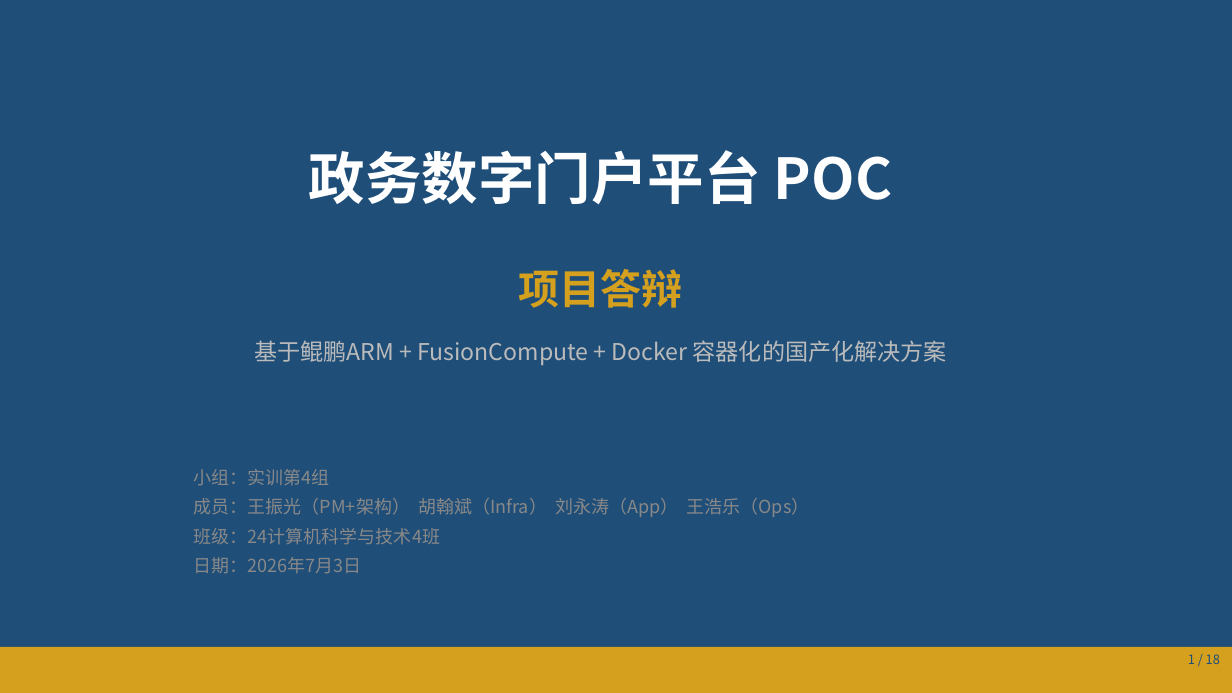
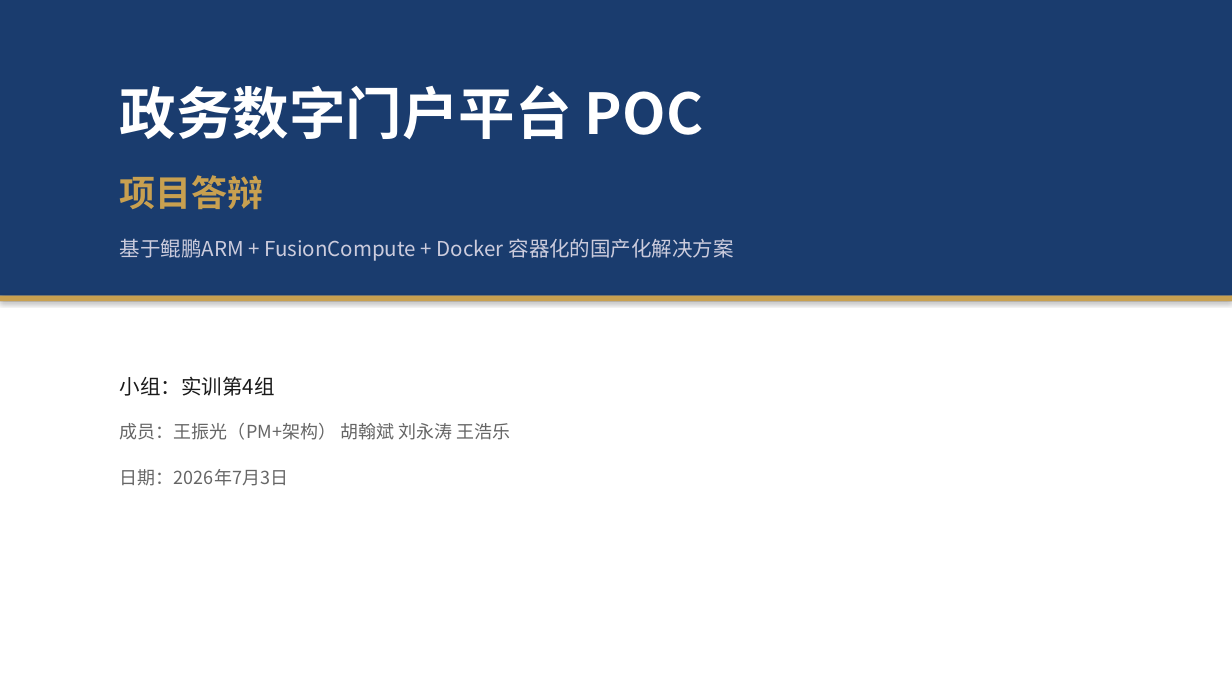
Before and after one commit to solecithovallenato-netizen/snake-game, a slide deck: slide 1 of 作业/交付物/PPT/答辩PPT.pptx. Drawn at 1232x693 pixels with LibreOffice and Linux fonts; fonts in the diff are those of the drawing. Boxes give left, top, right and bottom in pixels: in the first picture for what was removed or moved away, otherwise in the second. Text is boxed around its words. In the diff, an @@ line names an element or a change of style, - is before the commit and + after.

Commit message:
feat: comprehensive deliverable update
PPT: 18-slide native PPTX (python-pptx, 政务蓝+金)
Tech docs: revision histories, fix architecture diagrams, Grafana HTTP fix
Project mgmt: milestone alignment, add 项目结项, cross-file consistency
Ops scripts: deploy.sh restructured (error handling), backup.sh (lock+verify), SELinux fixes, path consistency
README: reflect updated deliverables

```diff
--- a/作业/交付物/PPT/答辩PPT.pptx
+++ b/作业/交付物/PPT/答辩PPT.pptx
@@ background #1F4E79 to #FFFFFF @@
@@ rectangle added at (0,0,1232,296), fill #1A3C6E @@
@@ text "政务数字门户平台 POC": place and size @@
-text "政务数字门户平台 POC" at (309,150,892,205)
+text "政务数字门户平台 POC" at (120,85,703,140)
@@ text "政务数字门户平台 POC" at (120,85,703,140): alignment centre to left @@
@@ text "项目答辩": place and size @@
-text "项目答辩" at (518,269,682,308)
+text "项目答辩" at (120,175,264,209)
@@ text "项目答辩" at (120,175,264,209): size 32 to 28 pt, text colour #D4A01E to #C8A050; alignment centre to left @@
@@ text "基于鲲鹏ARM + FusionCompute + Docker ...": place and size @@
-text "基于鲲鹏ARM + FusionCompute + Docker ..." at (254,340,947,365)
+text "基于鲲鹏ARM + FusionCompute + Docker ..." at (120,238,734,261)
@@ text "基于鲲鹏ARM + FusionCompute + Docker ..." at (120,238,734,261): size 18 to 16 pt, text colour #BBBBBB to #CCCCDD; alignment centre to left @@
@@ rectangle added at (0,296,1232,301), fill #C8A050 @@
@@ text added at (120,376,275,396), 16 pt, text #1A1A1A @@
+小组：实训第4组
@@ text at (120,423,510,440): text changed; text colour #888888 to #666666 @@
-小组：实训第4组
-成员：王振光（PM+架构） 胡翰斌（Infra） 刘永涛（App） 王浩乐（Ops）
-班级：24计算机科学与技术4班
-日期：2026年7月3日
+成员：王振光（PM+架构） 胡翰斌 刘永涛 王浩乐
@@ text added at (120,469,288,486), 14 pt, text #666666 @@
+日期：2026年7月3日
@@ rectangle removed at (0,647,1232,693) @@
@@ text removed at (1188,654,1220,664) @@
-1 / 18
```
Also in this commit, not shown: 17 other slides changed, 19 other files.
